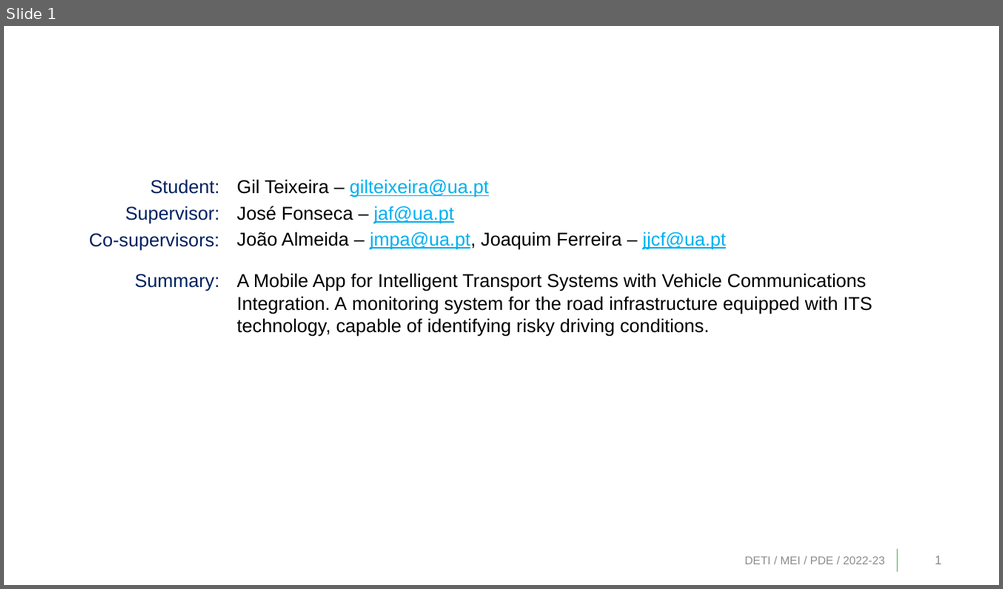
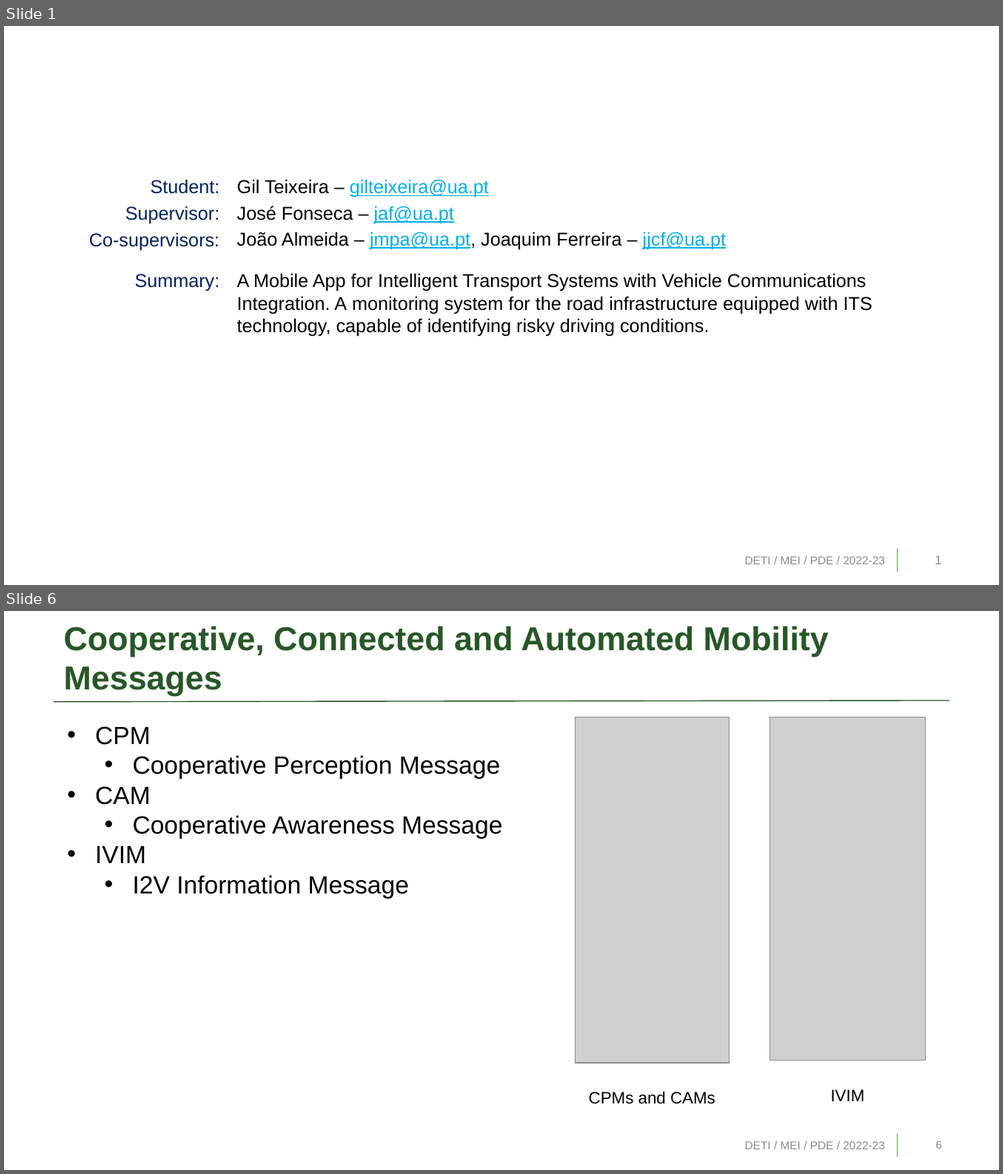
Before and after one commit to bearkillerPT/Dissertation, a slide deck: PDE_PreDissertation.pptx. Shown one above the other, each under a label of ours: slide 1 before the commit, slides 1 and 6 after it; the slides between them are not shown. The pictures are 1003x589 and 1003x1174 pixels, drawn with LibreOffice and Linux fonts; fonts in the diff are those of the drawing; grey boxes stand for pictures; background and template pictures are left out. Boxes give left, top, right and bottom in pixels: in the first picture for what was removed or moved away, otherwise in the second. Text is boxed around its words. In the diff, an @@ line names an element or a change of style, - is before the commit and + after.

```diff
--- a/PDE_PreDissertation.pptx
+++ b/PDE_PreDissertation.pptx
@@ slide 6 added at box(4, 611, 999, 1170), background #FFFFFF; not listed: 1 template element that a slide beside it also shows @@
@@ title added at box(64, 626, 828, 696), 32 pt, text #275727, bold @@
+Cooperative, Connected and Automated Mobility Messages
@@ line added from (54, 702) to (949, 701), #275727 1 pt @@
@@ group added at box(575, 717, 925, 1105): 2 pictures, 2 texts @@
+IVIM
+CPMs and CAMs
@@ text added at box(95, 726, 502, 899), 24 pt, text #000000 @@
+• CPM
+  • Cooperative Perception Message
+• CAM
+  • Cooperative Awareness Message
+• IVIM
+  • I2V Information Message
@@ text added at box(745, 1142, 885, 1150), 11 pt, text #8C8C8C @@
+DETI / MEI / PDE / 2022-23
@@ page number added at box(936, 1142, 942, 1149), 10.5 pt, text #898989 @@
+6
```
Also in this commit, not shown: 1 slide changed, 7 other slides added, 1 slide removed, 2 other files.
